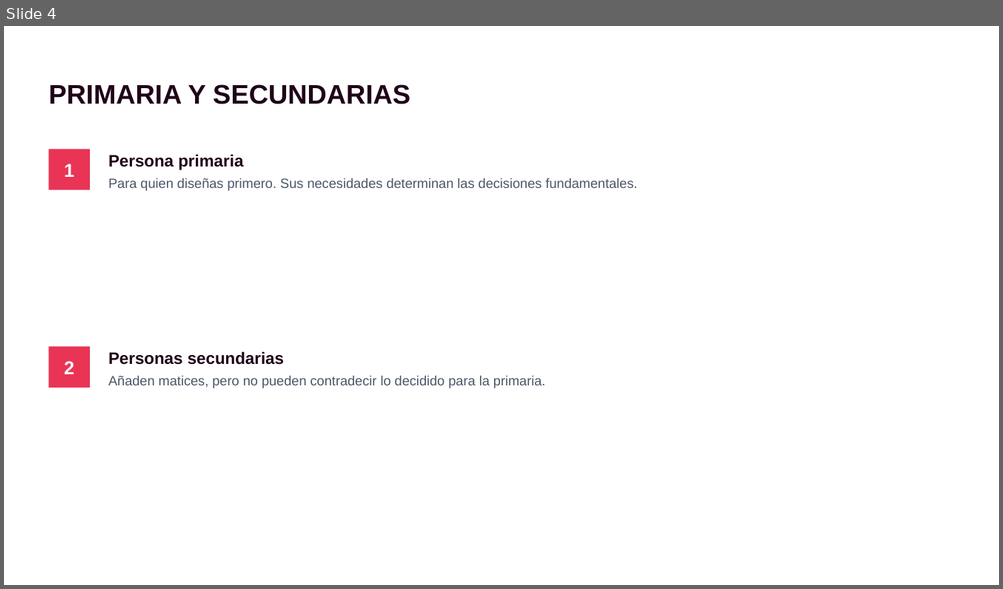
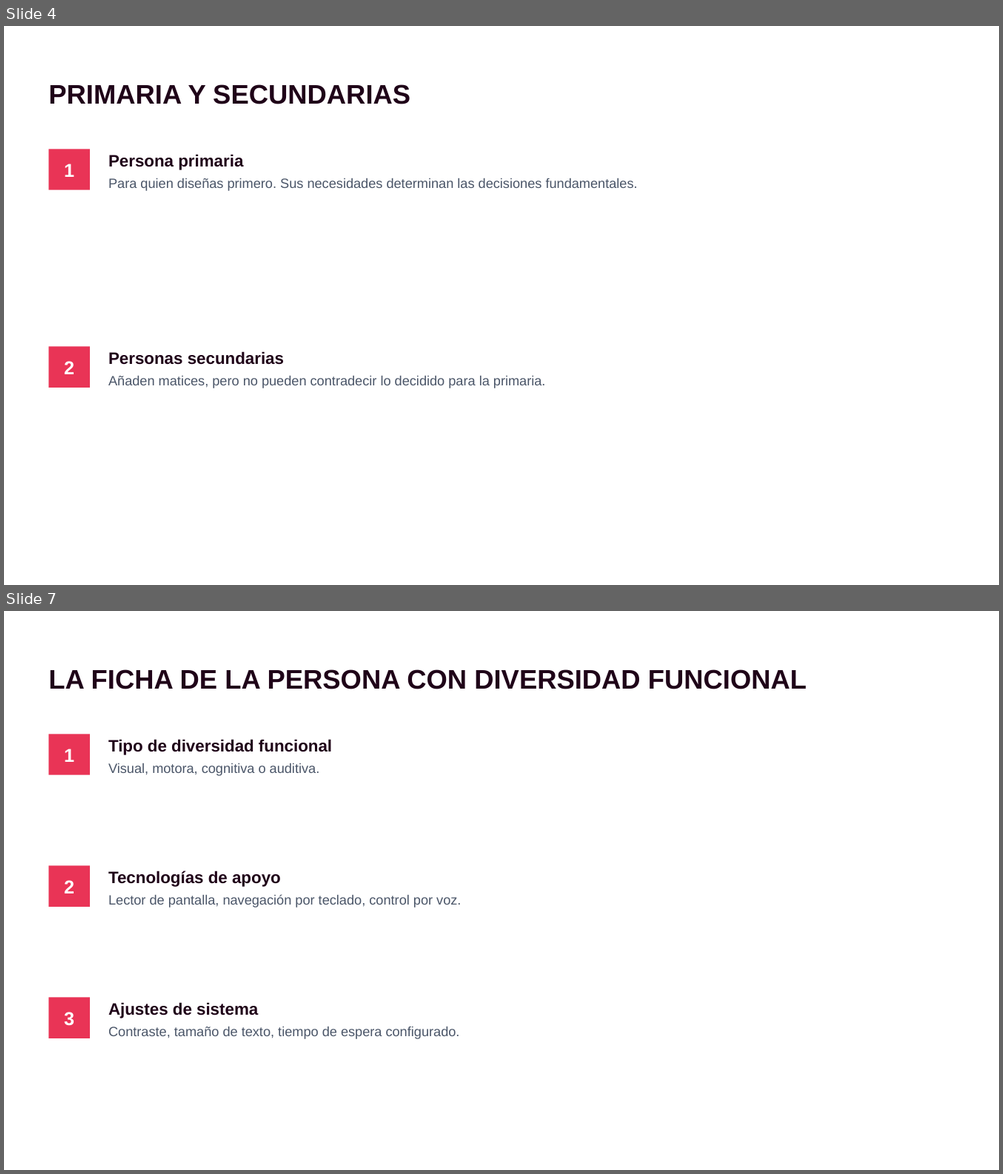
Before and after one commit to envasador/diseno-interfaces-web, a slide deck: docs/orbitas/orbita1/slides/pptx/orbita1_02_que_es_una_persona.pptx. Shown one above the other, each under a label of ours: slide 4 before the commit, slides 4 and 7 after it; the slides between them are not shown. The pictures are 1003x589 and 1003x1174 pixels, drawn with LibreOffice and Linux fonts; fonts in the diff are those of the drawing. Boxes give left, top, right and bottom in pixels: in the first picture for what was removed or moved away, otherwise in the second. Text is boxed around its words. In the diff, an @@ line names an element or a change of style, - is before the commit and + after.

```diff
--- a/docs/orbitas/orbita1/slides/pptx/orbita1_02_que_es_una_persona.pptx
+++ b/docs/orbitas/orbita1/slides/pptx/orbita1_02_que_es_una_persona.pptx
@@ slide 7 added at (4,611,999,1170), background #FFFFFF @@
@@ text added at (48,669,806,689), 26 pt, text #1F0318, bold @@
+LA FICHA DE LA PERSONA CON DIVERSIDAD FUNCIONAL
@@ rectangle added at (48,734,90,775), fill #E93456 @@
@@ text added at (108,739,332,755), 16 pt, text #1F0318, bold @@
+Tipo de diversidad funcional
@@ text added at (64,749,74,762), 18 pt, text #FFFFFF, bold @@
+1
@@ text added at (108,763,320,776), 13 pt, text #4A5568 @@
+Visual, motora, cognitiva o auditiva.
@@ rectangle added at (48,866,90,907), fill #E93456 @@
@@ text added at (108,871,281,887), 16 pt, text #1F0318, bold @@
+Tecnologías de apoyo
@@ text added at (64,880,74,894), 18 pt, text #FFFFFF, bold @@
+2
@@ text added at (108,894,461,908), 13 pt, text #4A5568 @@
+Lector de pantalla, navegación por teclado, control por voz.
@@ rectangle added at (48,997,90,1039), fill #E93456 @@
@@ text added at (108,1002,258,1019), 16 pt, text #1F0318, bold @@
+Ajustes de sistema
@@ text added at (64,1012,74,1026), 18 pt, text #FFFFFF, bold @@
+3
@@ text added at (108,1027,460,1039), 13 pt, text #4A5568 @@
+Contraste, tamaño de texto, tiempo de espera configurado.
```
Also in this commit, not shown: 3 slides changed, 2 other slides added, 21 other files.
